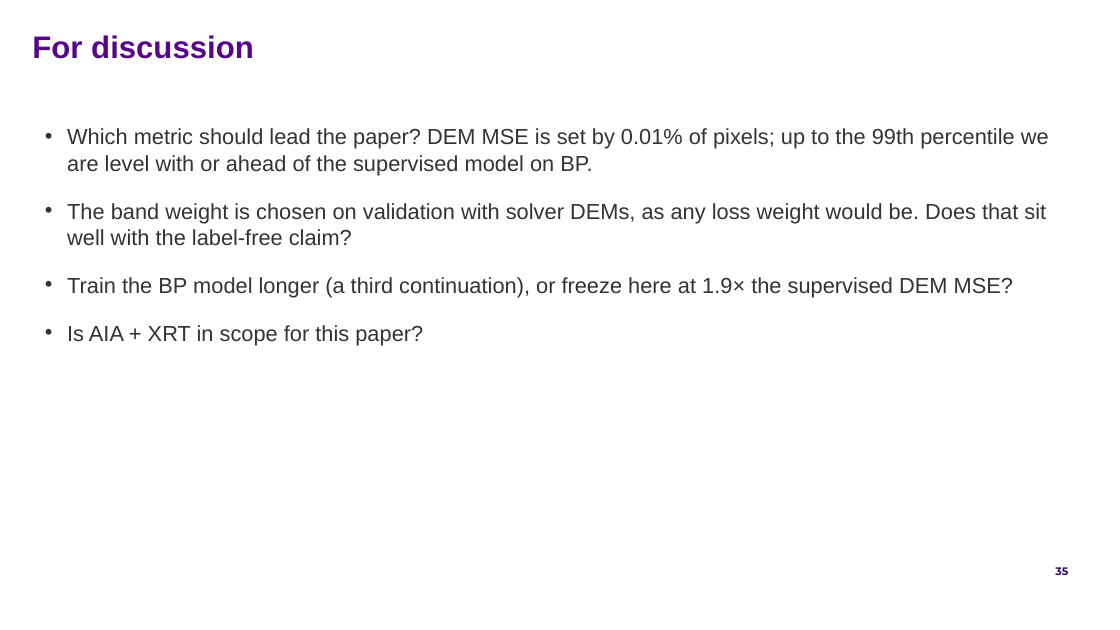
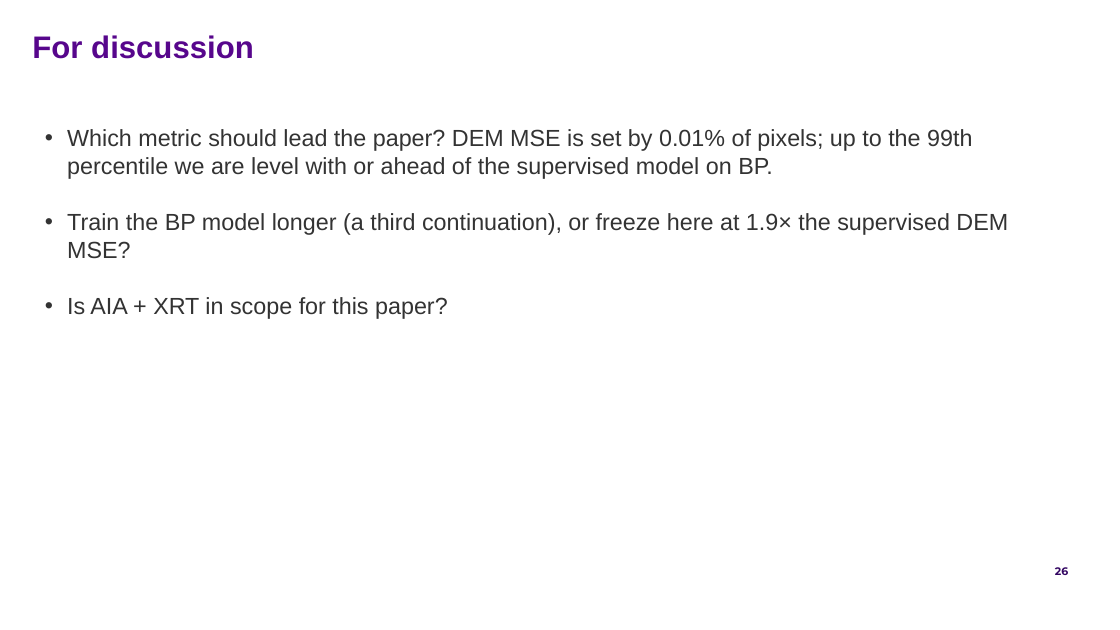
Before and after one commit to FruitPnchSamuraiG/solar-dem-inversion, a slide deck: slide 26 of slides/DEM_deck_v2.pptx (slide 35 before the commit). Drawn at 1120x630 pixels with LibreOffice and Linux fonts; fonts in the diff are those of the drawing; background and template pictures are left out. Boxes give left, top, right and bottom in pixels: in the first picture for what was removed or moved away, otherwise in the second. Text is boxed around its words. In the diff, an @@ line names an element or a change of style, - is before the commit and + after.

```diff
--- a/slides/DEM_deck_v2.pptx
+++ b/slides/DEM_deck_v2.pptx
@@ text "Which metric should lead the ..." at <box>67,129,1008,319</box>: size 14 to 15 pt; more space between paragraphs @@
@@ text at <box>67,203,1046,245</box>: paragraph removed @@
-• The band weight is chosen on validation with solver DEMs, as any loss weight would be. Does that sit well with the label-free claim?
@@ page number at <box>1055,567,1068,575</box>: text changed @@
-35
+26
```
Also in this commit, not shown: 10 other slides changed, 3 slides added, 3 slides removed, 6 other files.
